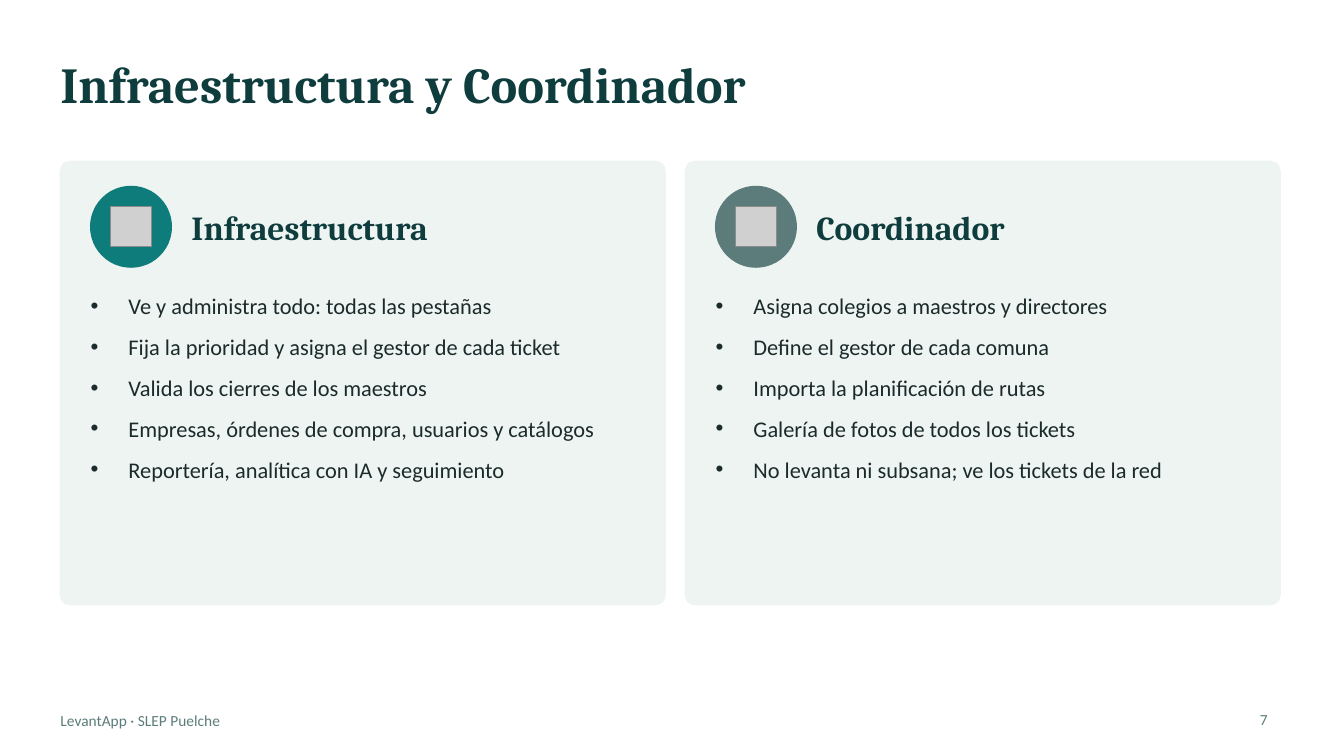
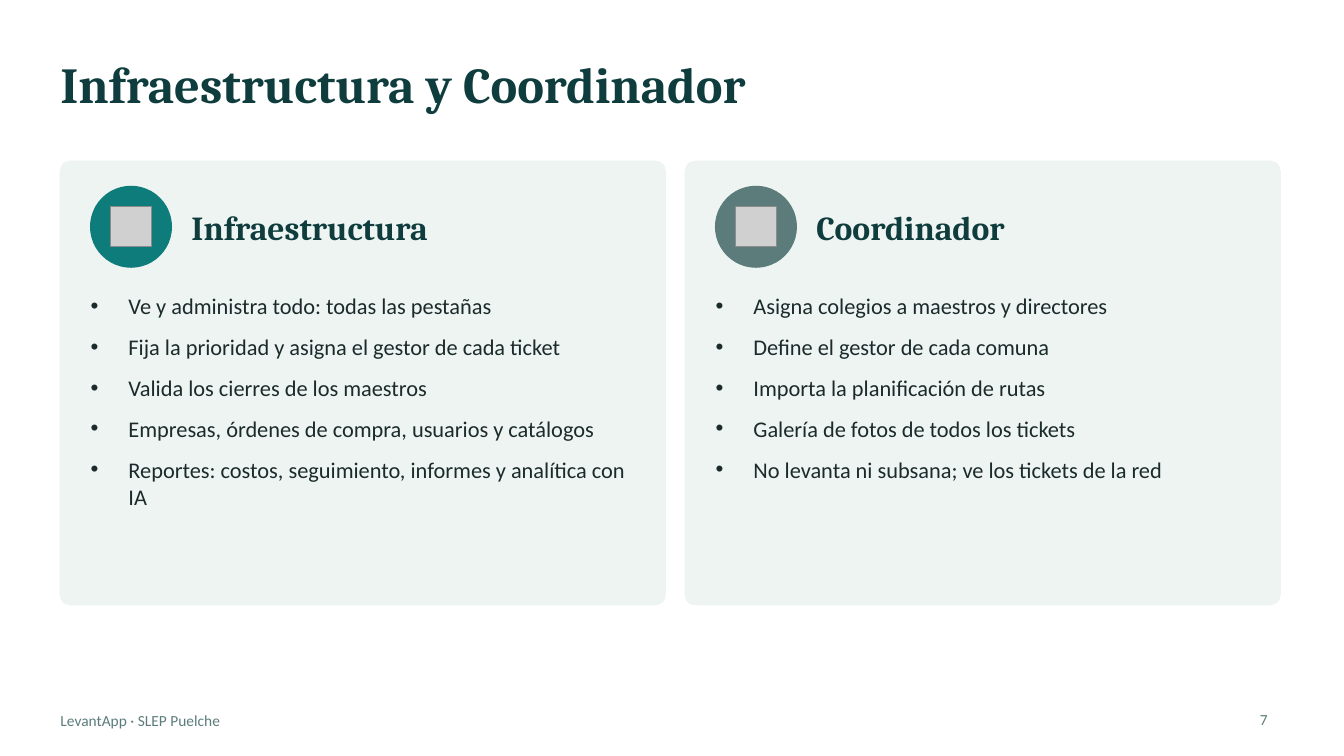
Before and after one commit to Rockdrigo2020/levantamiento-colegios, a slide deck: slide 7 of docs/Accesos_por_perfil_LevantApp.pptx. Drawn at 1344x756 pixels with LibreOffice and Linux fonts; fonts in the diff are those of the drawing; grey boxes stand for pictures. Boxes give left, top, right and bottom in pixels: in the first picture for what was removed or moved away, otherwise in the second. Text is boxed around its words. In the diff, an @@ line names an element or a change of style, - is before the commit and + after.

```diff
--- a/docs/Accesos_por_perfil_LevantApp.pptx
+++ b/docs/Accesos_por_perfil_LevantApp.pptx
@@ text at bbox=[128, 462, 625, 505]: text changed @@
-• Reportería, analítica con IA y seguimiento
+• Reportes: costos, seguimiento, informes y analítica con IA
```
Also in this commit, not shown: 4 other slides changed, 3 other files.
